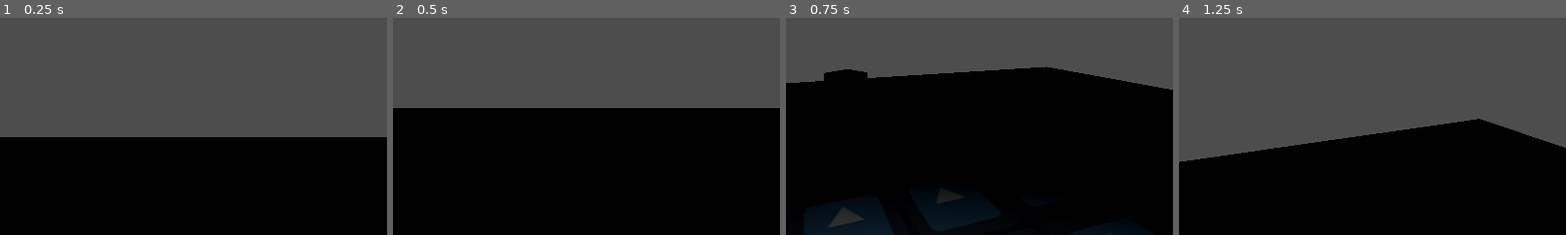
Above: before the commit, frames 1-4 (left to right).
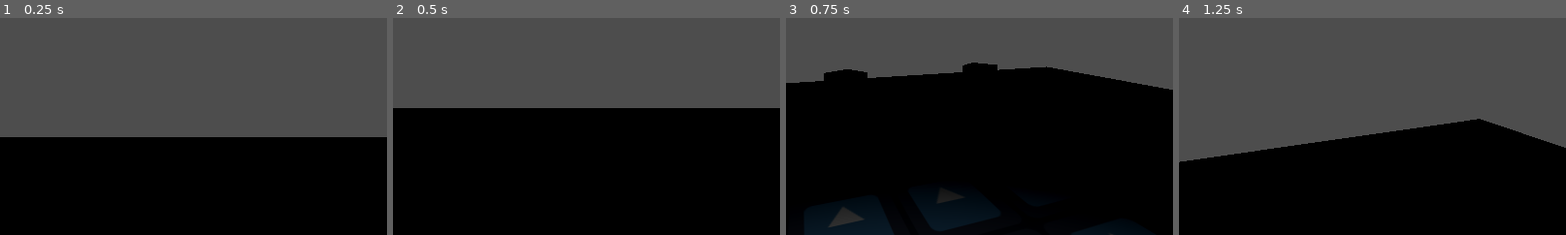
Above: after the commit, the same moments.

Repository: Groblockia/Wildroom
Game: Godot game, scene res://Levels/test.tscn
Same seed, same stepped clock (60 frames per second), same inputs: the game is played once before the commit and once after it. The engine's default icon, where the game draws it, is replaced by a stand-in: a white triangle on a blue panel in a dark square.
Inputs (mouse positions are % of the whole screen's width and height, from its top left):
- Up to frame 1 (0.25 s): no input
- Up to frame 2 (0.5 s): no input
- Up to frame 3 (0.75 s): move the mouse to (55, 50) at 0.52 s; hold W (forward) from 0.53 s (still down); tap E (interact) at 0.6 s
- Up to frame 4 (1.25 s): keep holding W (forward); tap Space (jump) at 0.77 s; tap Keypad 1 (rule1, bound only after the commit) at 0.8 s
The pictures show only the part of the screen within x 36-86%, y 50-100%; the shares and areas given below are measured in that part.

Frames 1-2 are identical in both runs. In frame 3, 0.3% of the frame differs, in the area x 45-55%, y 20-25%; in frame 4, nothing differs.

Commit message:
added sounds, and first two rules

Diff:
--- a/Collectibles/collectible_test.tscn
+++ b/Collectibles/collectible.tscn
@@ -13,6 +13,33 @@
 [sub_resource type="BoxMesh" id="BoxMesh_54xhj"]
 material = SubResource("StandardMaterial3D_43y5d")
 size = Vector3(0.5, 0.5, 0.5)
+
+[sub_resource type="Animation" id="Animation_50djl"]
+length = 0.001
+tracks/0/type = "value"
+tracks/0/imported = false
+tracks/0/enabled = true
+tracks/0/path = NodePath("MeshInstance3D:position")
+tracks/0/interp = 1
+tracks/0/loop_wrap = true
+tracks/0/keys = {
+"times": PackedFloat32Array(0),
+"transitions": PackedFloat32Array(1),
+"update": 0,
+"values": [Vector3(0, 0.15, 0)]
+}
+tracks/1/type = "value"
+tracks/1/imported = false
+tracks/1/enabled = true
+tracks/1/path = NodePath("MeshInstance3D:rotation")
+tracks/1/interp = 1
+tracks/1/loop_wrap = true
+tracks/1/keys = {
+"times": PackedFloat32Array(0),
+"transitions": PackedFloat32Array(1),
+"update": 0,
+"values": [Vector3(0, 0, 0)]
+}
 
 [sub_resource type="Animation" id="Animation_cqjh6"]
 resource_name = "collectible_bobbing"
@@ -43,40 +70,13 @@
 "values": [Vector3(0, 0, 0), Vector3(0, 0.785398, 0), Vector3(0, 1.5708, 0), Vector3(0, 2.35619, 0), Vector3(0, 3.14159, 0)]
 }
 
-[sub_resource type="Animation" id="Animation_50djl"]
-length = 0.001
-tracks/0/type = "value"
-tracks/0/imported = false
-tracks/0/enabled = true
-tracks/0/path = NodePath("MeshInstance3D:position")
-tracks/0/interp = 1
-tracks/0/loop_wrap = true
-tracks/0/keys = {
-"times": PackedFloat32Array(0),
-"transitions": PackedFloat32Array(1),
-"update": 0,
-"values": [Vector3(0, 0.15, 0)]
-}
-tracks/1/type = "value"
-tracks/1/imported = false
-tracks/1/enabled = true
-tracks/1/path = NodePath("MeshInstance3D:rotation")
-tracks/1/interp = 1
-tracks/1/loop_wrap = true
-tracks/1/keys = {
-"times": PackedFloat32Array(0),
-"transitions": PackedFloat32Array(1),
-"update": 0,
-"values": [Vector3(0, 0, 0)]
-}
-
 [sub_resource type="AnimationLibrary" id="AnimationLibrary_uoins"]
 _data = {
 &"RESET": SubResource("Animation_50djl"),
 &"collectible_bobbing": SubResource("Animation_cqjh6")
 }
 
-[node name="Collectible_test" type="Area3D"]
+[node name="Collectible" type="Area3D"]
 collision_layer = 4
 collision_mask = 2
 script = ExtResource("1_cqjh6")
--- a/Levels/test.tscn
+++ b/Levels/test.tscn
@@ -1,10 +1,11 @@
-[gd_scene load_steps=8 format=3 uid="uid://c14s2x05mxlf5"]
+[gd_scene load_steps=9 format=3 uid="uid://c14s2x05mxlf5"]
 
 [ext_resource type="PackedScene" uid="uid://kw2yhxm71ddj" path="res://Player/player.tscn" id="1_p4erq"]
 [ext_resource type="Texture2D" uid="uid://cpeux5xuf4dpn" path="res://icon.svg" id="2_f87w0"]
-[ext_resource type="PackedScene" uid="uid://bk6gomcv3783o" path="res://Collectibles/collectible_test.tscn" id="3_afen0"]
+[ext_resource type="PackedScene" uid="uid://bk6gomcv3783o" path="res://Collectibles/collectible.tscn" id="3_afen0"]
 [ext_resource type="PackedScene" uid="uid://bae4nrs1qnbqn" path="res://Misc/Collectible_counter.tscn" id="4_f87w0"]
 [ext_resource type="PackedScene" uid="uid://camrd3a4cawf1" path="res://Misc/lever.tscn" id="5_afen0"]
+[ext_resource type="PackedScene" uid="uid://d1xbwckpdahqd" path="res://Misc/Rule_counter.tscn" id="6_w4v7x"]
 
 [sub_resource type="StandardMaterial3D" id="StandardMaterial3D_qc4db"]
 albedo_texture = ExtResource("2_f87w0")
@@ -32,31 +33,72 @@
 [node name="OmniLight3D" type="OmniLight3D" parent="StaticBody3D/CSGBakedCollisionShape3D"]
 transform = Transform3D(1, 0, 0, 0, 1, 0, 0, 0, 1, 0, 3, 2)
 
-[node name="Node" type="Node" parent="."]
+[node name="collectibles" type="Node" parent="."]
 
-[node name="Collectible_test" parent="Node" instance=ExtResource("3_afen0")]
+[node name="Collectible_test" parent="collectibles" instance=ExtResource("3_afen0")]
 transform = Transform3D(1, 0, 0, 0, 1, 0, 0, 0, 1, -3.55588, 1.06982, -3.1431)
 
-[node name="Collectible_test2" parent="Node" instance=ExtResource("3_afen0")]
+[node name="Collectible_test2" parent="collectibles" instance=ExtResource("3_afen0")]
 transform = Transform3D(1, 0, 0, 0, 1, 0, 0, 0, 1, -1.58413, 1.06982, -3.1431)
 
-[node name="Collectible_test3" parent="Node" instance=ExtResource("3_afen0")]
+[node name="Collectible_test3" parent="collectibles" instance=ExtResource("3_afen0")]
 transform = Transform3D(1, 0, 0, 0, 1, 0, 0, 0, 1, -0.681109, 1.06982, -2.0926)
 
-[node name="Collectible_test4" parent="Node" instance=ExtResource("3_afen0")]
+[node name="Collectible_test4" parent="collectibles" instance=ExtResource("3_afen0")]
 transform = Transform3D(1, 0, 0, 0, 1, 0, 0, 0, 1, 0.78141, 1.06982, -4.94002)
 
-[node name="Collectible_test5" parent="Node" instance=ExtResource("3_afen0")]
+[node name="Collectible_test5" parent="collectibles" instance=ExtResource("3_afen0")]
 transform = Transform3D(1, 0, 0, 0, 1, 0, 0, 0, 1, -2.22913, 1.06982, -5.11319)
 
-[node name="Collectible_test6" parent="Node" instance=ExtResource("3_afen0")]
+[node name="Collectible_test6" parent="collectibles" instance=ExtResource("3_afen0")]
 transform = Transform3D(1, 0, 0, 0, 1, 0, 0, 0, 1, -5.47969, 1.06982, -1.63175)
 
-[node name="Collectible_test7" parent="Node" instance=ExtResource("3_afen0")]
+[node name="Collectible_test7" parent="collectibles" instance=ExtResource("3_afen0")]
 transform = Transform3D(1, 0, 0, 0, 1, 0, 0, 0, 1, -5.82369, 1.06982, -4.51454)
+
+[node name="Collectible_test8" parent="collectibles" instance=ExtResource("3_afen0")]
+transform = Transform3D(1, 0, 0, 0, 1, 0, 0, 0, 1, -3.40728, 1.06982, -0.855332)
+
+[node name="Collectible_test9" parent="collectibles" instance=ExtResource("3_afen0")]
+transform = Transform3D(1, 0, 0, 0, 1, 0, 0, 0, 1, -6.36607, 1.06982, 1.31792)
+
+[node name="Collectible_test10" parent="collectibles" instance=ExtResource("3_afen0")]
+transform = Transform3D(1, 0, 0, 0, 1, 0, 0, 0, 1, 3.3856, 1.06982, -4.93958)
+
+[node name="Collectible_test11" parent="collectibles" instance=ExtResource("3_afen0")]
+transform = Transform3D(1, 0, 0, 0, 1, 0, 0, 0, 1, 4.19071, 1.06982, -1.42955)
+
+[node name="Collectible_test12" parent="collectibles" instance=ExtResource("3_afen0")]
+transform = Transform3D(1, 0, 0, 0, 1, 0, 0, 0, 1, 5.80597, 1.06982, 1.20816)
+
+[node name="Collectible_test13" parent="collectibles" instance=ExtResource("3_afen0")]
+transform = Transform3D(1, 0, 0, 0, 1, 0, 0, 0, 1, 3.24523, 1.06982, 1.94362)
+
+[node name="Collectible_test14" parent="collectibles" instance=ExtResource("3_afen0")]
+transform = Transform3D(1, 0, 0, 0, 1, 0, 0, 0, 1, 2.73256, 1.06982, 0.0763135)
 
 [node name="Collectible_counter" parent="." instance=ExtResource("4_f87w0")]
 transform = Transform3D(-0.886171, 0, 0.463358, 0, 1, 0, -0.463358, 0, -0.886171, -3.46162, 1.37579, 3.14925)
 
-[node name="CSGCombiner3D" parent="." instance=ExtResource("5_afen0")]
+[node name="interactibles" type="Node" parent="."]
+
+[node name="CSGCombiner3D" parent="interactibles" instance=ExtResource("5_afen0")]
 transform = Transform3D(-1, 0, 8.74228e-08, 0, 1, 0, -8.74228e-08, 0, -1, 0.64901, 1.52287, 4.51542)
+
+[node name="CSGCombiner3D2" parent="interactibles" instance=ExtResource("5_afen0")]
+transform = Transform3D(-1, 0, 8.74228e-08, 0, 1, 0, -8.74228e-08, 0, -1, 1.06585, 1.52287, 4.51542)
+
+[node name="CSGCombiner3D3" parent="interactibles" instance=ExtResource("5_afen0")]
+transform = Transform3D(-1, 0, 8.74228e-08, 0, 1, 0, -8.74228e-08, 0, -1, 1.5917, 1.52287, 4.51542)
+
+[node name="CSGCombiner3D4" parent="interactibles" instance=ExtResource("5_afen0")]
+transform = Transform3D(-1, 0, 8.74228e-08, 0, 1, 0, -8.74228e-08, 0, -1, 2.13645, 1.52287, 4.51542)
+
+[node name="CSGCombiner3D5" parent="interactibles" instance=ExtResource("5_afen0")]
+transform = Transform3D(-1, 0, 8.74228e-08, 0, 1, 0, -8.74228e-08, 0, -1, 2.53511, 1.52287, 4.51542)
+
+[node name="CSGCombiner3D6" parent="interactibles" instance=ExtResource("5_afen0")]
+transform = Transform3D(-1, 0, 8.74228e-08, 0, 1, 0, -8.74228e-08, 0, -1, 2.88717, 1.52287, 4.51542)
+
+[node name="rule_counter" parent="." instance=ExtResource("6_w4v7x")]
+transform = Transform3D(-0.965926, 0, 0.258819, 0, 1, 0, -0.258819, 0, -0.965926, -1.8991, 1.45815, 3.50063)
--- /dev/null
+++ b/Misc/Rule_counter.tscn
@@ -0,0 +1,23 @@
+[gd_scene load_steps=2 format=3 uid="uid://d1xbwckpdahqd"]
+
+[ext_resource type="Script" uid="uid://dtg0rg2tvtwlk" path="res://Scripts/rule_counter.gd" id="1_dt6bi"]
+
+[node name="rule_counter" type="Node3D"]
+script = ExtResource("1_dt6bi")
+
+[node name="CSGCombiner3D" type="CSGCombiner3D" parent="."]
+use_collision = true
+
+[node name="CSGBox3D" type="CSGBox3D" parent="CSGCombiner3D"]
+transform = Transform3D(1, 0, 0, 0, 1, 0, 0, 0, 1, 0, 0, -0.00429687)
+size = Vector3(1.15, 0.35, 0.109)
+
+[node name="CSGBox3D2" type="CSGBox3D" parent="CSGCombiner3D"]
+transform = Transform3D(1, 0, 0, 0, 1, 0, 0, 0, 1, 0, 0, 0.041098)
+operation = 2
+size = Vector3(0.95, 0.25, 0.062)
+
+[node name="Label3D" type="Label3D" parent="."]
+transform = Transform3D(1, 0, 0, 0, 1, 0, 0, 0, 1, 0, 0, 0.0133006)
+text = "Current rule is: 10"
+font_size = 21
--- a/Misc/lever.tscn
+++ b/Misc/lever.tscn
@@ -1,6 +1,21 @@
 [gd_scene load_steps=6 format=3 uid="uid://camrd3a4cawf1"]
 
 [ext_resource type="Script" uid="uid://b5pe4scoun2gx" path="res://Scripts/lever.gd" id="1_usdie"]
+
+[sub_resource type="Animation" id="Animation_vspfx"]
+length = 0.001
+tracks/0/type = "value"
+tracks/0/imported = false
+tracks/0/enabled = true
+tracks/0/path = NodePath("Node3D:rotation")
+tracks/0/interp = 1
+tracks/0/loop_wrap = true
+tracks/0/keys = {
+"times": PackedFloat32Array(0),
+"transitions": PackedFloat32Array(1),
+"update": 0,
+"values": [Vector3(0.785398, 0, 0)]
+}
 
 [sub_resource type="Animation" id="Animation_usdie"]
 resource_name = "lever_toggle_off"
@@ -16,21 +31,6 @@
 "transitions": PackedFloat32Array(1, 1),
 "update": 0,
 "values": [Vector3(-0.785398, 0, 0), Vector3(0.785398, 0, 0)]
-}
-
-[sub_resource type="Animation" id="Animation_vspfx"]
-length = 0.001
-tracks/0/type = "value"
-tracks/0/imported = false
-tracks/0/enabled = true
-tracks/0/path = NodePath("Node3D:rotation")
-tracks/0/interp = 1
-tracks/0/loop_wrap = true
-tracks/0/keys = {
-"times": PackedFloat32Array(0),
-"transitions": PackedFloat32Array(1),
-"update": 0,
-"values": [Vector3(0.785398, 0, 0)]
 }
 
 [sub_resource type="Animation" id="Animation_jeir8"]
--- a/Scripts/Player_State_Machine/player.gd
+++ b/Scripts/Player_State_Machine/player.gd
@@ -68,8 +68,6 @@
 
 func interact():
 	var obj = raycast.get_collider()
-	print(obj)
-
 
 	if obj == null:
 		pass
--- a/Scripts/collectible_test.gd
+++ b/Scripts/collectible_test.gd
@@ -1,8 +1,12 @@
 extends Area3D
 
+signal collectible_collected
+
+func _ready() -> void:
+	collectible_collected.connect(Global._collectible_collected)
 
 func _on_body_entered(_body: Node3D) -> void:
-	Global.collectible_count += 1
+	collectible_collected.emit()
 	queue_free()
 
 func _process(_delta: float) -> void:
--- a/Scripts/global.gd
+++ b/Scripts/global.gd
@@ -1,3 +1,63 @@
 extends Node
 
 var collectible_count = 0
+var interactible_count = 0
+
+var validation_sound = preload("res://Assets/Wildroom__Validation-Sound__Draft-02__Render-01.mp3")
+var reprobation_sound = preload("res://Assets/Wildroom__Reprobation-Sound__Draft-01__Render-01.mp3")
+
+var validationSoundPlayer = AudioStreamPlayer.new()
+var reprobationSoundPlayer = AudioStreamPlayer.new()
+
+var currentRule = 1
+#Rule 1: Must collect all the collectibles to open the door. good sound when collectible collected
+#Rule 2: Must turn on all the levers to open the door. good sound when turned on, bad soun when turned off
+
+func _ready() -> void:
+	validationSoundPlayer.stream = validation_sound
+	add_child(validationSoundPlayer)
+	reprobationSoundPlayer.stream = reprobation_sound
+	add_child(reprobationSoundPlayer)
+
+func _process(_delta: float) -> void:
+	print(currentRule)
+	#rule checking:
+	if currentRule == 1:
+		if collectible_count == 10:
+			#open the door, and do the two following lines once player has passed it
+			currentRule = 2
+			_new_room()
+	if currentRule == 2:
+		if interactible_count == 5:
+			currentRule = 3
+			_new_room()
+
+
+	#DEBUG
+	if Input.is_action_just_pressed("rule1"):
+		currentRule = 1
+		_new_room()
+	if Input.is_action_just_pressed("rule2"):
+		currentRule = 2
+		_new_room()
+
+##signals management
+#plays each time player enters a new room
+func _new_room():
+	collectible_count = 0
+	interactible_count = 0
+
+func _collectible_collected():
+	collectible_count += 1
+	if currentRule == 1:
+		validationSoundPlayer.play()
+
+func _lever_toggled_on():
+	interactible_count += 1
+	if currentRule == 2:
+		validationSoundPlayer.play()
+
+func _lever_toggled_off():
+	interactible_count -= 1
+	if currentRule == 2:
+		reprobationSoundPlayer.play()
--- a/Scripts/lever.gd
+++ b/Scripts/lever.gd
@@ -1,10 +1,19 @@
 extends Node3D
 
+signal lever_toggled_on
+signal lever_toggled_off
+
 var leverstate = false
+
+func _ready() -> void:
+	lever_toggled_on.connect(Global._lever_toggled_on)
+	lever_toggled_off.connect(Global._lever_toggled_off)
 
 func toggle():
 	if leverstate:
 		$AnimationPlayer.play("lever_toggle_off")
+		lever_toggled_off.emit()
 	else:
 		$AnimationPlayer.play("lever_toggle_on")
+		lever_toggled_on.emit()
 	leverstate = !leverstate
--- /dev/null
+++ b/Scripts/rule_counter.gd
@@ -0,0 +1,4 @@
+extends Node3D
+
+func _process(_delta: float) -> void:
+	$Label3D.text = "Current rule is: " + str(Global.currentRule)
--- a/project.godot
+++ b/project.godot
@@ -69,6 +69,16 @@
 "events": [Object(InputEventKey,"resource_local_to_scene":false,"resource_name":"","device":-1,"window_id":0,"alt_press …(192 unchanged characters)…
 ]
 }
+rule1={
+"deadzone": 0.2,
+"events": [Object(InputEventKey,"resource_local_to_scene":false,"resource_name":"","device":-1,"window_id":0,"alt_pressed":false,"shift_pressed":false,"ctrl_pressed":false,"meta_pressed":false,"pressed":false,"keycode":0,"physical_keycode":4194439,"key_label":0,"unicode":49,"location":0,"echo":false,"script":null)
+]
+}
+rule2={
+"deadzone": 0.2,
+"events": [Object(InputEventKey,"resource_local_to_scene":false,"resource_name":"","device":-1,"window_id":0,"alt_pressed":false,"shift_pressed":false,"ctrl_pressed":false,"meta_pressed":false,"pressed":false,"keycode":0,"physical_keycode":4194440,"key_label":0,"unicode":50,"location":0,"echo":false,"script":null)
+]
+}
 
 [layer_names]
 
Not shown, added: Assets/Wildroom__Reprobation-Sound__Draft-01__Render-01.mp3.import
Not shown, added: Assets/Wildroom__Validation-Sound__Draft-02__Render-01.mp3.import
Not shown, added: Scripts/rule_counter.gd.uid
Not shown, added: Assets/Wildroom__Reprobation-Sound__Draft-01__Render-01.mp3
Not shown, added: Assets/Wildroom__Validation-Sound__Draft-02__Render-01.mp3
